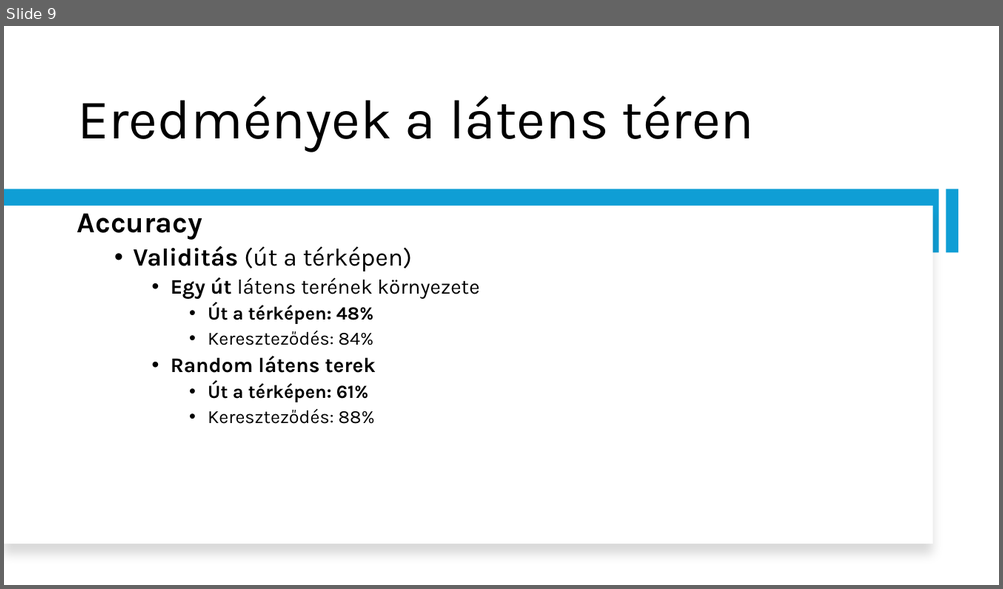
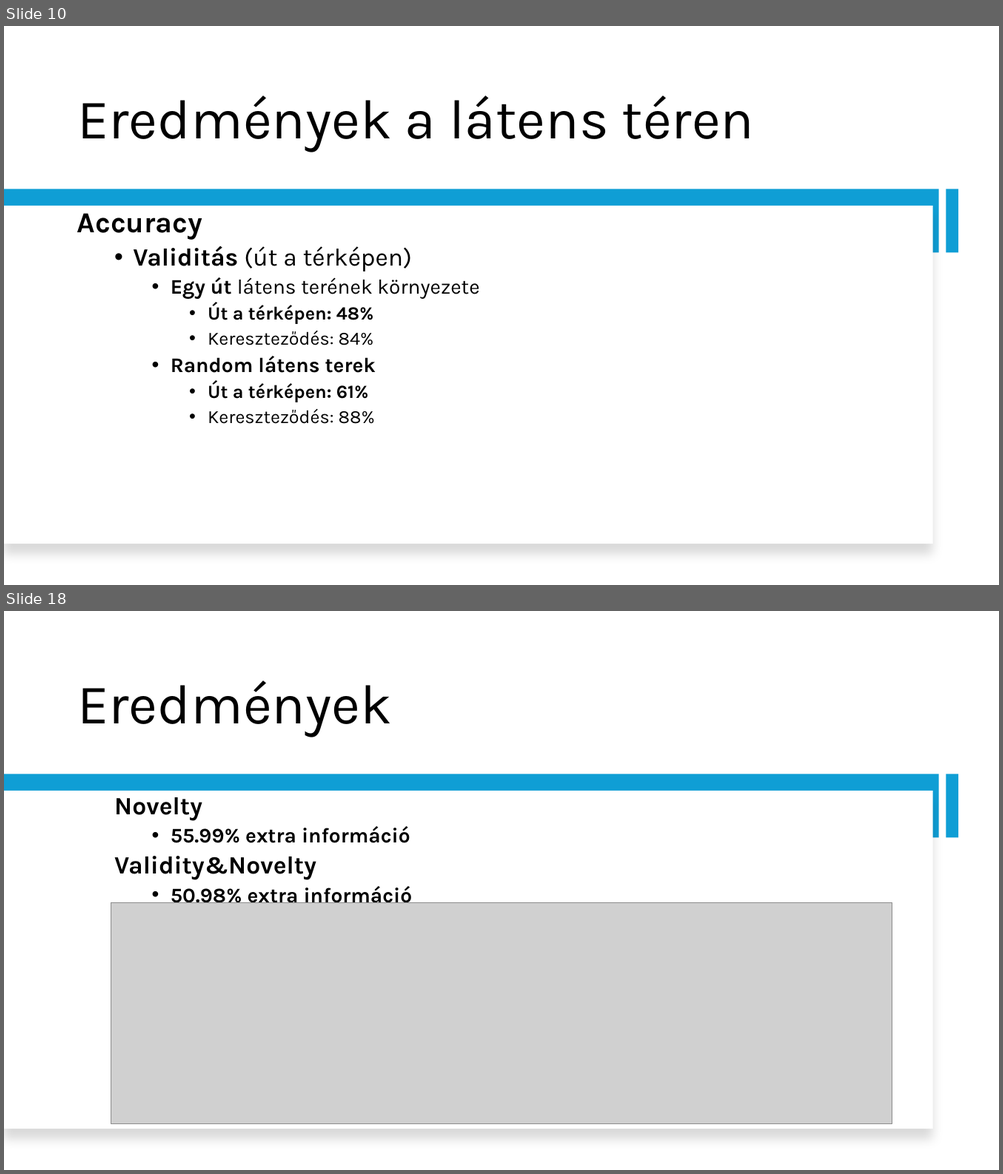
Before and after one commit to Matyiko/Dipterv, a slide deck: Gépjárműkövetés a mesterséges intelligencia módszereivel.pptx. Shown one above the other, each under a label of ours: slide 9 before the commit, slides 10 and 18 after it; the slides between them are not shown. The pictures are 1003x589 and 1003x1174 pixels, drawn with LibreOffice and Linux fonts; fonts in the diff are those of the drawing; grey boxes stand for pictures. Boxes give left, top, right and bottom in pixels: in the first picture for what was removed or moved away, otherwise in the second. Text is boxed around its words. In the diff, an @@ line names an element or a change of style, - is before the commit and + after.

```diff
--- a/Gépjárműkövetés a mesterséges intelligencia módszereivel.pptx
+++ b/Gépjárműkövetés a mesterséges intelligencia módszereivel.pptx
@@ slide 18 added at (4, 611, 999, 1170), background #FFFFFF @@
@@ title added at (77, 681, 392, 737), 54 pt, text #000000 @@
+Eredmények
@@ rectangle added at (4, 775, 939, 838), fill #0F9ED5 @@
@@ rectangle added at (945, 775, 959, 838), fill #0F9ED5 @@
@@ rectangle added at (4, 791, 933, 1130), fill #FFFFFF @@
@@ text added at (114, 797, 412, 908), 20 pt, text #000000, bold @@
+  Novelty
+    • 55.99% extra információ
+  Validity&Novelty
+    • 50.98% extra információ
@@ picture added at (111, 903, 892, 1125) @@
@@ what was slide 9 is now slide 10 @@
```
Also in this commit, not shown: 4 slides changed, 12 other slides added, 3 slides removed, 10 other files.
